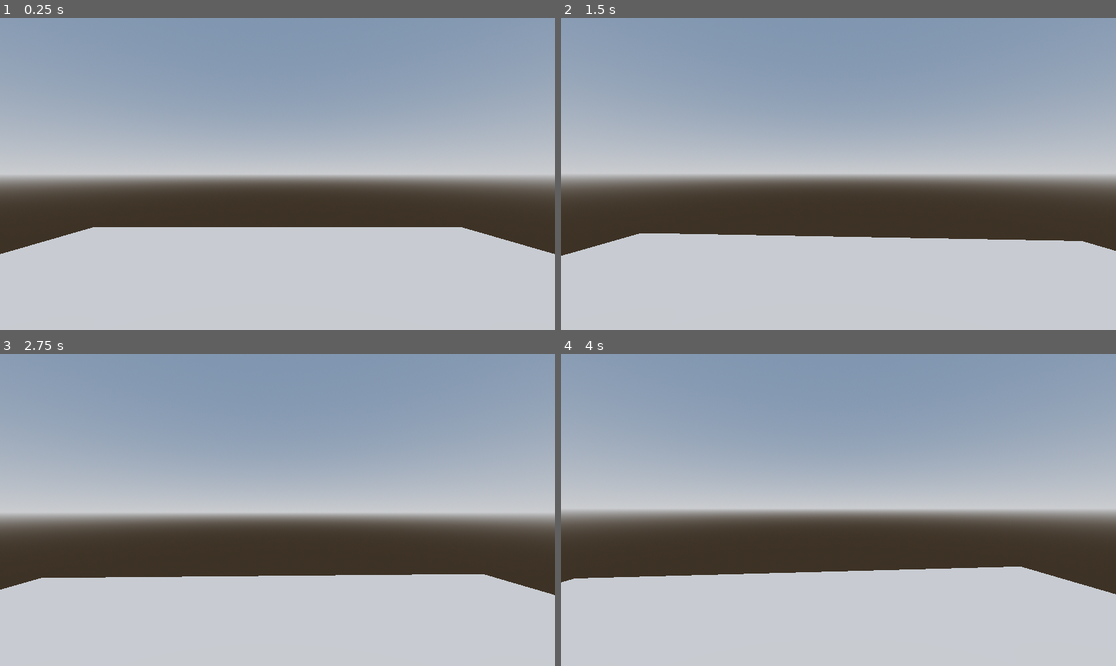
Above: before the commit, frames 1-4 (two rows, left to right).
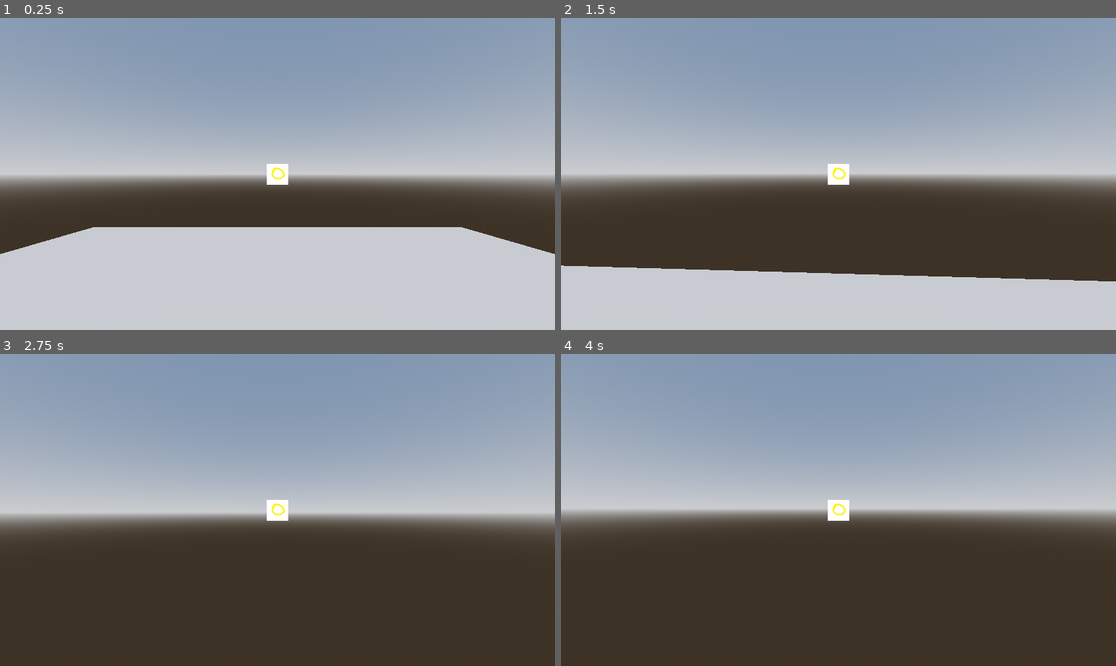
Above: after the commit, the same moments.

Repository: MarGamaDev/wolfenlike
Game: Godot game, scene res://Player/player test/player_test.tscn
Two runs of this game, one before a commit and one after it. Both use one fixed random seed, a clock stepped at 60 frames per second and the inputs below. The project has no main scene, so this scene is started directly.
Inputs (mouse positions are in pixels of both pictures, inside the frame that each line leads up to):
- Up to frame 1 (0.25 s): no input
- Up to frame 2 (1.5 s): tap Enter at 0.5 s; move the mouse to (866, 174) at 0.52 s; hold W (player_forward) from 0.53 s (still down); tap Space (space) at 0.6 s; click (866, 174) at 0.8 s; move the mouse to (810, 174) at 1.27 s; click (810, 174) at 1.35 s
- Up to frame 3 (2.75 s): keep holding W (player_forward); tap Space (space) at 1.55, 2.1 s; move the mouse to (288, 503) at 2.02 s; click (288, 503) at 2.3 s
- Up to frame 4 (4 s): keep holding W (player_forward); tap Space (space) at 2.75, 3.05, 3.6 s; move the mouse to (832, 516) at 2.77 s; click (832, 516) at 2.85 s; tap Enter at 3.5 s; move the mouse to (877, 513) at 3.52 s; click (877, 513) at 3.8 s

The runs differ from the first frame. In frame 1, 0.3% of the frame differs, in the area x 48-52%, y 46-54%; in frame 2, 11%; in frame 3, 29%; in frame 4, 30%, in the area x 0-100%, y 46-100%.

Commit message:
basic player weapon integration

Diff:
--- a/Player/Forms/king_form.gd
+++ b/Player/Forms/king_form.gd
@@ -1,4 +1,10 @@
 class_name KingForm extends PlayerForm
+
+func initialize(set_player : Player) -> void:
+	super(set_player)
+	weapon = load("res://Player/weapons/king_pistol.tscn").instantiate()
+	player.get_weapon_holder().add_child(weapon)
+
 
 func handle_directional_input(input_vector : Vector2, delta : float) -> void:
 	super(input_vector, delta)
--- a/Player/player test/player_test.tscn
+++ b/Player/player test/player_test.tscn
@@ -1,6 +1,7 @@
 [gd_scene format=3 uid="uid://bus840c2045wp"]
 
 [ext_resource type="PackedScene" uid="uid://1bildu1y17ot" path="res://Player/player.tscn" id="1_r0ush"]
+[ext_resource type="Texture2D" uid="uid://bvwpteps4vk1w" path="res://temp crosshair.png" id="2_40dfu"]
 
 [sub_resource type="ProceduralSkyMaterial" id="ProceduralSkyMaterial_fo6mw"]
 sky_horizon_color = Color(0.66224277, 0.6717428, 0.6867428, 1)
@@ -13,6 +14,14 @@
 background_mode = 2
 sky = SubResource("Sky_fipd4")
 tonemap_mode = 2
+
+[sub_resource type="CapsuleShape3D" id="CapsuleShape3D_r0ush"]
+
+[sub_resource type="StandardMaterial3D" id="StandardMaterial3D_r0ush"]
+albedo_color = Color(0, 1, 1, 1)
+
+[sub_resource type="CapsuleMesh" id="CapsuleMesh_40dfu"]
+material = SubResource("StandardMaterial3D_r0ush")
 
 [node name="PlayerTest" type="Node3D" unique_id=976342081]
 
@@ -28,3 +37,37 @@
 
 [node name="DirectionalLight3D" type="DirectionalLight3D" parent="." unique_id=1875001289]
 transform = Transform3D(1, 0, 0, 0, -0.064671695, 0.99790657, 0, -0.99790657, -0.064671695, 0, 6.321272, 0)
+
+[node name="RigidBody3D" type="RigidBody3D" parent="." unique_id=1373109774 groups=["enemy"]]
+transform = Transform3D(1, 0, 0, 0, 1, 0, 0, 0, 1, 0, 2, 4)
+collision_layer = 3
+collision_mask = 3
+gravity_scale = 0.0
+
+[node name="CollisionShape3D" type="CollisionShape3D" parent="RigidBody3D" unique_id=124201243 groups=["enemy"]]
+shape = SubResource("CapsuleShape3D_r0ush")
+
+[node name="MeshInstance3D" type="MeshInstance3D" parent="RigidBody3D" unique_id=1882261697]
+mesh = SubResource("CapsuleMesh_40dfu")
+
+[node name="temp ui" type="Control" parent="." unique_id=330087350]
+layout_mode = 3
+anchors_preset = 15
+anchor_right = 1.0
+anchor_bottom = 1.0
+grow_horizontal = 2
+grow_vertical = 2
+mouse_filter = 2
+
+[node name="TextureRect" type="TextureRect" parent="temp ui" unique_id=52880522]
+layout_mode = 1
+anchors_preset = 15
+anchor_right = 1.0
+anchor_bottom = 1.0
+offset_left = 553.0
+offset_top = 302.5
+offset_right = -553.0
+offset_bottom = -302.5
+grow_horizontal = 2
+grow_vertical = 2
+texture = ExtResource("2_40dfu")
--- a/Player/player.gd
+++ b/Player/player.gd
@@ -27,16 +27,20 @@
 		camera.rotate_x(-event.relative.y * CAMERA_SENSITIVITY)
 		camera.rotation.x = clamp(camera.rotation.x, deg_to_rad(CAMERA_ROTATION_MIN), deg_to_rad(CAMERA_ROTATION_MAX))
 
-func _process(delta: float) -> void:
+	if Input.is_action_just_pressed("player_attack"):
+		current_form.handle_attack_input()
 
-	##TESTING TOOLS
+	##testing tools
 	if Input.is_action_just_pressed("pause"):
 		get_tree().quit()
 	if Input.is_action_just_pressed("space"):
-		current_form = $PlayerForms/RestrictedMovementTest
-		current_form.initialize(self)
-		pass
+		#current_form = $PlayerForms/BishopForm
+		#current_form.initialize(self)
+		print(get_tree_string_pretty())
 
 func _physics_process(delta: float) -> void:
 	var input_dir := Input.get_vector("player_left","player_right","player_forward","player_backward")
 	current_form.handle_directional_input(input_dir, delta)
+
+func get_weapon_holder() -> Node3D:
+	return $Head/WeaponHolder
--- a/Player/player.tscn
+++ b/Player/player.tscn
@@ -17,7 +17,7 @@
 
 [node name="Player" type="CharacterBody3D" unique_id=590664996 node_paths=PackedStringArray("test_form")]
 script = ExtResource("1_n8tg8")
-test_form = NodePath("PlayerForms/QueenForm")
+test_form = NodePath("PlayerForms/KingForm")
 
 [node name="MeshInstance3D" type="MeshInstance3D" parent="." unique_id=1917658369]
 mesh = SubResource("CapsuleMesh_ya0m6")
@@ -29,6 +29,9 @@
 transform = Transform3D(1, 0, 0, 0, 1, 0, 0, 0, 1, 0, 0.78176945, 0)
 
 [node name="Camera3D" type="Camera3D" parent="Head" unique_id=1697535480]
+
+[node name="WeaponHolder" type="Node3D" parent="Head" unique_id=269787285]
+transform = Transform3D(1, 0, 0, 0, 1, 0, 0, 0, 1, 0, 0, -0.5613073)
 
 [node name="PlayerForms" type="Node" parent="." unique_id=1495282897]
 
--- a/Player/player_form.gd
+++ b/Player/player_form.gd
@@ -2,7 +2,7 @@
 
 var player : Player
 var head : Node3D
-
+var weapon : PlayerWeapon
 var direction : Vector3 = Vector3.ZERO
 
 func initialize(set_player : Player) -> void:
@@ -16,3 +16,6 @@
 func on_directional_input_stopping() -> void:
 	player.velocity.x = 0.0
 	player.velocity.z = 0.0
+
+func handle_attack_input() -> void:
+	weapon.shoot()
--- /dev/null
+++ b/Player/weapons/king_pistol.gd
@@ -0,0 +1,8 @@
+class_name KingPistol extends PlayerWeapon
+
+@onready var aim_ray : RayCast3D = $RayCast3D
+
+func shoot() -> void:
+	if aim_ray.is_colliding():
+		if aim_ray.get_collider().is_in_group("enemy"):
+			print("enemy shot")
--- /dev/null
+++ b/Player/weapons/king_pistol.tscn
@@ -0,0 +1,11 @@
+[gd_scene format=3 uid="uid://bqvx505kjkx4o"]
+
+[ext_resource type="Script" uid="uid://m5itl211y8bc" path="res://Player/weapons/king_pistol.gd" id="1_5wbpn"]
+
+[node name="KingPistol" type="Node3D" unique_id=1863733089]
+script = ExtResource("1_5wbpn")
+metadata/_custom_type_script = "uid://bxh1phb4v25nu"
+
+[node name="RayCast3D" type="RayCast3D" parent="." unique_id=2058327161]
+target_position = Vector3(0, 0, -20)
+collision_mask = 3
--- /dev/null
+++ b/Player/weapons/player_weapon.gd
@@ -0,0 +1,4 @@
+class_name PlayerWeapon extends Node3D
+
+func shoot():
+	pass
--- a/project.godot
+++ b/project.godot
@@ -50,6 +50,11 @@
 "events": [Object(InputEventKey,"resource_local_to_scene":false,"resource_name":"","device":-1,"window_id":0,"alt_press …(191 unchanged characters)…
 ]
 }
+player_attack={
+"deadzone": 0.2,
+"events": [Object(InputEventMouseButton,"resource_local_to_scene":false,"resource_name":"","device":-1,"window_id":0,"alt_pressed":false,"shift_pressed":false,"ctrl_pressed":false,"meta_pressed":false,"button_mask":0,"position":Vector2(0, 0),"global_position":Vector2(0, 0),"factor":1.0,"button_index":1,"canceled":false,"pressed":false,"double_click":false,"script":null)
+]
+}
 
 [layer_names]
 
Not shown, added: Player/weapons/king_pistol.gd.uid
Not shown, added: Player/weapons/player_weapon.gd.uid
Binary file added: temp crosshair.png
Not shown, added: temp crosshair.png.import
